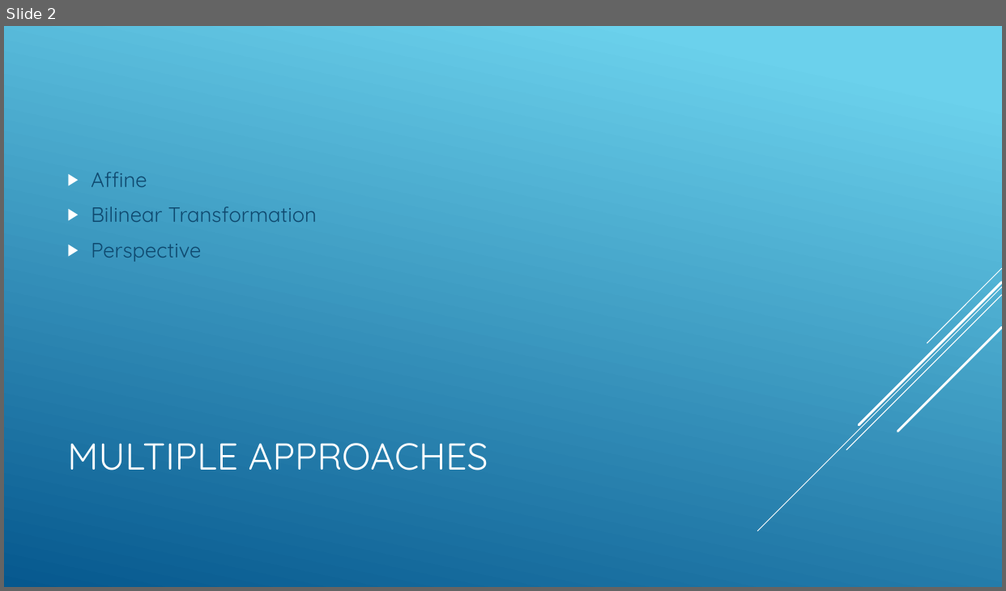
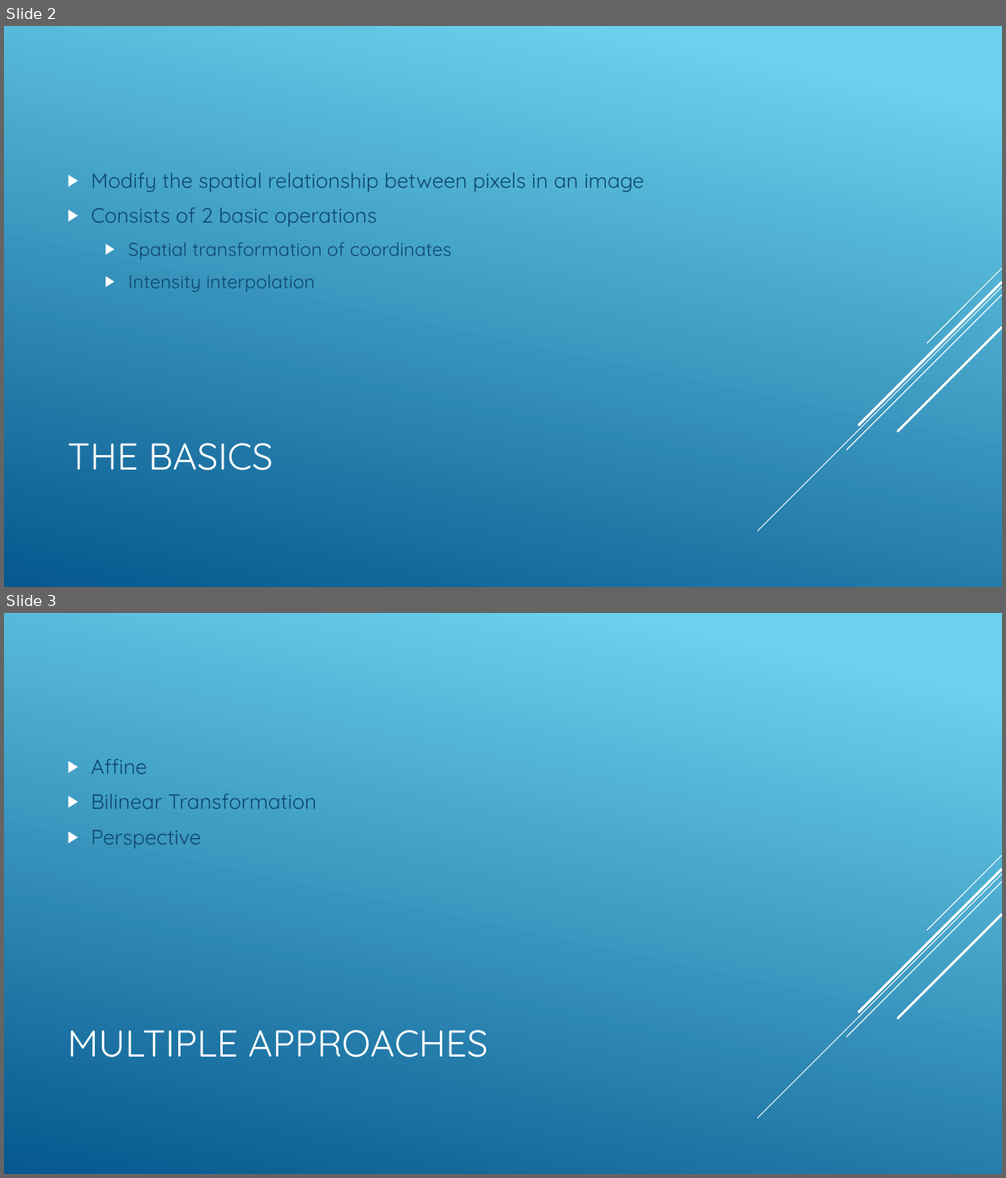
Before and after one commit to jcmanke/ImageProcessingProject, a slide deck: General Morphing.pptx. Shown one above the other, each under a label of ours: slide 2 before the commit, slides 2 and 3 after it. The pictures are 1006x591 and 1006x1178 pixels, drawn with LibreOffice and Linux fonts; fonts in the diff are those of the drawing. Boxes give left, top, right and bottom in pixels: in the first picture for what was removed or moved away, otherwise in the second. Text is boxed around its words. In the diff, an @@ line names an element or a change of style, - is before the commit and + after.

```diff
--- a/General Morphing.pptx
+++ b/General Morphing.pptx
@@ slide 2 added at <box>4,26,1002,587</box>, background gradient #6ED2EB to #06588E; not listed: 5 template elements that a slide beside it also shows @@
@@ text added at <box>91,173,644,292</box>, 20 pt, text #0F496F @@
+▶ Modify the spatial relationship between pixels in an image
+▶ Consists of 2 basic operations
+  ▶ Spatial transformation of coordinates
+  ▶ Intensity interpolation
@@ title added at <box>67,443,273,471</box>, 36 pt, text #FFFFFF @@
+THE BASICS
@@ what was slide 2 is now slide 3 @@
```
Also in this commit, not shown: 3 slides changed, 4 other slides added, 1 other file.
